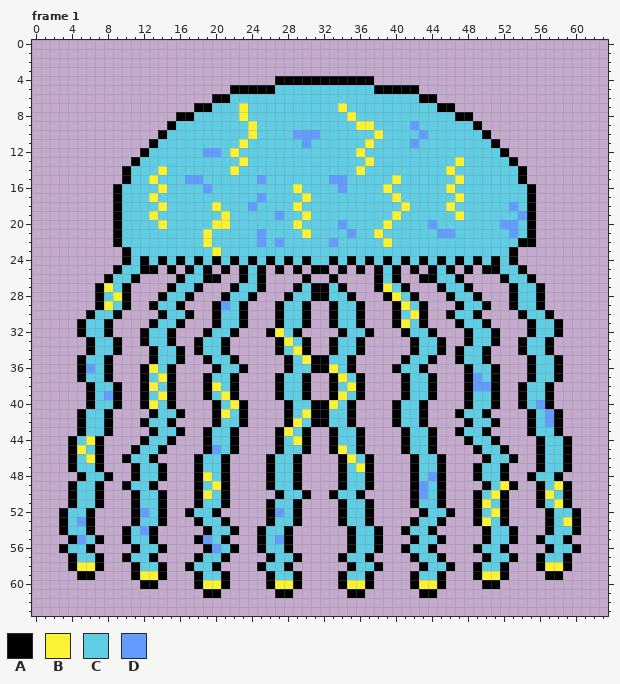
Pixel-art file -- assets/raw/boss.ase. The picture above is the old version.
64x64 pixels, 2 frames. Shown: frame 1. The commit also changed other frames, which this record leaves out.
Palette (. is transparent): A #000000  B #fbf236  C #5fcde4  D #639bff
Pixels before, frame 1 (only the part around the change), first column x 0:
 0 ................................................................
 1 ................................................................
 2 ................................................................
 3 ................................................................
 4 ...........................AAAAAAAAAAA..........................
 5 ......................AAAAACCCCCCCCCCCAAAAA.....................
 6 ....................AACCCCCCCCCCCCCCCCCCCCCAA...................
 7 ..................AACCCBCCCCCCCCCCBCCCCCCCCCCAA.................
 8 ................AACCCCCBCCCCCCCCCCCBCCCCCCCCCCCAA...............
 9 ...............ACCCCCCCCBCCCCCCCCCCCBBCCCCDCCCCCCA..............
10 ..............ACCCCCCCCCBCCCCDDDCCCCCCBCCCCDCCCCCCA.............
11 .............ACCCCCCCCCBCCCCCCDCCCCCCBCCCCDCCCCCCCCA............
12 ............ACCCCCCDDCBCCCCCCCCCCCCCBCCCCCCCCCCCCCCCA...........
13 ...........ACCCCCCCCCCCBCCCCCCCCCCCCCBCCCCCCCCCBCCCCCA..........
14 ..........ACCCBCCCCCCCBCCCCCCCCCCCCCBCCCCCCCCCBCCCCCCCA.........
15 ..........ACCBCCCDDCCCCCCDCCCCCCCDDCCCCCBCCCCCCBCCCCCCA.........
16 .........ACCCCBCCCCDCCCCCCCCCBCCCCDCCCCBCCCCCCBCCCCCCCCA........
17 .........ACCCBCCCCCCCCCCCDCCCCBCCCCCCCCCBCCCCCCBCCCCCCCA........
18 .........ACCCCBCCCCCBCCCDCCCCBCCCCCCCCCCCBCCCCBCCCCCCDCA........
19 .........ACCCBCCCCCCCBCCCCCDCCBCCCCCCCCCBCCCCCCBCCCCCCDA........
20 .........ACCCCBCCCCCBBCCCCCCCBCCCCDCCCCBCCCCDCCCCCCCDDCA........
21 .........ACCCCCCCCCBCCCCCDCCCCBCCCCDCCBCCCCCCDDCCCCCCDCA........
22 .........ACCCCCCCCCBCCCCCDCDCCCCCDCCCCCBCCCCCCCCCCCCCCAA........
23 ..........ACCCCCCCCCBCCCCCCCCCCCCCCCCCCCCCCCCCCCCCCCCA..........
24 ..........ACACACACACACACACACACACCACACACACACACACACACACA..........
25 .........ACCAA.A.ACA.A.ACA.A.A.AA.A.A.ACA.A.ACA.A.AACCA.........
26 ........ACCA....ACCAA..ACA....A..A....ACA..AACCA....ACCA........
27 .......ABCA....ACCA...ACCA...ACAACA...ABCA...ACCA....ACCA.......
28 .......ACBA...ACCA...ACCA...ACCAACCA...ABCA...ACCA...ACCA.......
29 .......ABCA..ACCA...ADCA...ACCA..ACCA...ABCA...ACCA..ACCA.......
30 ......ACCA....ACCA..ACCA...ACCA..ACCA...ACBA..ACCA....ACCA......
31 .....ACCA....ACCA...ACCA...ACCA..ACCA...ABCA...ACCA....ACCA.....
32 .....ACCA...ACCA...ACCA...ABCA....ACCA...ACCA...ACCA...ACCA.....
33 ......ACCA..ACCA..ACCA.....ABCA..ACCA.....ACCA..ACCA..ACCA......
34 ......ACCA...ACCA.ACCA.....ACBA..ACCA.....ACCA.ACCA...ACCA......
35 .....ACCA....ACCA..ACCA.....ACBAACCA.....ACCA..ACCA....ACCA.....
36 .....ADCA...ABCA....ACCA....ACCAABCA....ACCA....ACCA...ACCA.....
37 .....ACCA...ACBA...ACCA....ACCA..ABCA....ACCA...ADCA...ACCA.....
38 ......ACCA..ABCA...ABCA....ACCA..ACBA....ACCA...ADDA..ACCA......
39 ......ACDA..ACBA...ACBA....ACCA..ABCA....ACCA...ACCA..ACCA......
40 ......ACCA..ABCA....ACBA....ACCAABCA....ACCA....ACCA..ACDA......
41 .....ACCA....ACCA...ABCA....ACBAACCA....ACCA...ACCA....ACDA.....
42 .....ACCA...ACCA....ACCA....ABCAACCA....ACCA....ACCA...ACDA.....
43 .....ACCA....ACCA..ACCA....ABCA..ACCA....ACCA..ACCA....ACCA.....
44 ....ACBA....ACCA...ACCA....ACBA..ACCA....ACCA...ACCA....ACCA....
45 ....ABCA...ACCA....ADCA....ACCA..ABCA....ACCA....ACCA...ACCA....
46 ....ACBA..ACCA....ACCA....ACCA....ABCA....ACCA....ACCA..ACCA....
47 ....ACCA...ACCA...ACCA....ACCA....ACBA....ACCA...ACCA...ACCA....
48 .....ACCA..ACCA...ABCA....ACCA....ACCA....ACDA...ACCA..ACCA.....
49 ....ACCA..ACCA....ACBA....ACCA....ACCA....ADCA....ACBA..ACBA....
50 ....ACCA...ACCA...ABCA.....ACCA..ACCA.....ADCA...ACBA...ABCA....
51 ....ACCA...ACCA...ACCA....ACCA....ACCA....ACCA...ABCA...ACBA....
52 ...ACCA....ADCA..ACCA.....ADCA....ACCA.....ACCA..ACBA....ACCA...
53 ...ACDA....ACCA...ACCA....ACCA....ACCA....ACCA...ABCA....ACBA...
54 ...ACCA...ACDA.....ACCA..ACCA......ACCA..ACCA.....ACCA...ACCA...
55 ....ADCA..ACCA....ADCA...ACDA......ACCA...ACCA....ACCA..ACCA....
56 ...ACCA....ACCA....ADCA..ACCA......ACCA..ACCA....ACCA....ACCA...
57 ....ACCA..ACCA....ACCA....ACCA....ACCA....ACCA....ACCA..ACCA....
58 ....ABBA...ACCA..ACCA....ACCA......ACCA....ACCA..ACCA...ABBA....
59 .....AA....ABBA...ACCA....ACCA....ACCA....ACCA...ABBA....AA.....
60 ............AA....ABBA....ABBA....ABBA....ABBA....AA............
61 ...................AA......AA......AA......AA...................
62 ................................................................
63 ................................................................
And afterwards:
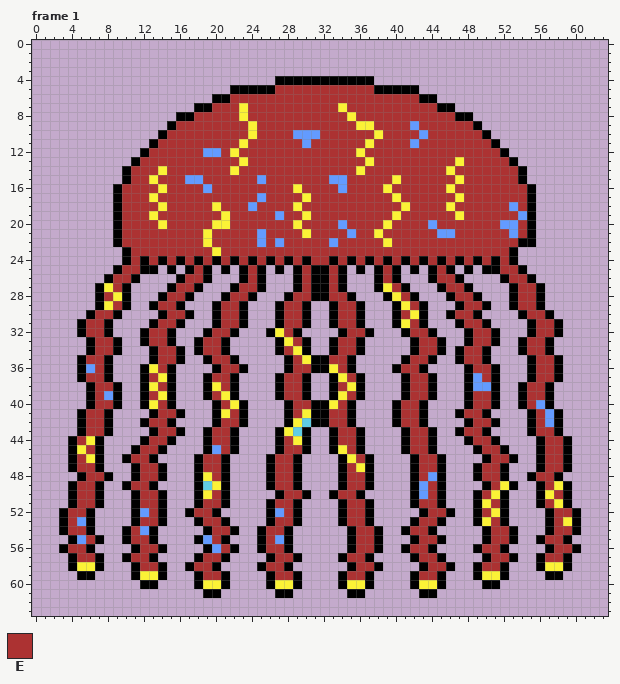
Colours new in this view: E #ac3232
From the commit log: boss done fixed animations and trigger for lighning atk
The exact change:
Changed rows in their new state; - is an unchanged pixel.
Frame 1:
first column x 4:
 5 -----------------------EEEEEEEEEEE----------------------
 6 ------------------EEEEEEEEEEEEEEEEEEEEE-----------------
 7 ----------------EEE-EEEEEEEEEE-EEEEEEEEEE---------------
 8 --------------EEEEE-EEEEEEEEEEE-EEEEEEEEEEE-------------
 9 ------------EEEEEEEE-EEEEEEEEEEE--EEEE-EEEEEE-----------
10 -----------EEEEEEEEE-EEEE---EEEEEE-EEEE-EEEEEE----------
11 ----------EEEEEEEEE-EEEEEE-EEEEEE-EEEE-EEEEEEEE---------
12 ---------EEEEEE--E-EEEEEEEEEEEEE-EEEEEEEEEEEEEEE--------
13 --------EEEEEEEEEEE-EEEEEEEEEEEEE-EEEEEEEEE-EEEEE-------
14 -------EEE-EEEEEEE-EEEEEEEEEEEEE-EEEEEEEEE-EEEEEEE------
15 -------EE-EEE--EEEEEE-EEEEEEE--EEEEE-EEEEEE-EEEEEE------
16 ------EEEE-EEEE-EEEEEEEEE-EEEE-EEEE-EEEEEE-EEEEEEEE-----
17 ------EEE-EEEEEEEEEEE-EEEE-EEEEEEEEE-EEEEEE-EEEEEEE-----
18 ------EEEE-EEEEE-EEE-EEEE-EEEEEEEEEEE-EEEE-EEEEEE-E-----
19 ------EEE-EEEEEEE-EEEEE-EE-EEEEEEEEE-EEEEEE-EEEEEE------
20 ------EEEE-EEEEE--EEEEEEE-EEEE-EEEE-EEEE-EEEEEEE--E-----
21 ------EEEEEEEEE-EEEEE-EEEE-EEEE-EE-EEEEEE--EEEEEE-E-----
22 ------EEEEEEEEE-EEEEE-E-EEEEE-EEEEE-EEEEEEEEEEEEEE------
23 -------EEEEEEEEE-EEEEEEEEEEEEEEEEEEEEEEEEEEEEEEEE-------
24 -------E-E-E-E-E-E-E-E-E-E-EE-E-E-E-E-E-E-E-E-E-E-------
25 ------EE------E-----E-----E--E-----E-----E------EE------
26 -----EE------EE-.---E----AEAAEA----E---.-EE------EE-----
27 -----E------EE-----EE-----E--E------E-----EE------EE----
28 ----E------EE-----EE-----EE--EE------E-----EE-----EE----
29 -----E----EE-----EE-----EE----EE------E-----EE----EE----
30 ---EE------EE----EE-----EE----EE-----E-----EE------EE---
31 --EE------EE-----EE-----EE----EE------E-----EE------EE--
32 --EE-----EE-----EE------E------EE-----EE-----EE-----EE--
33 ---EE----EE----EE--------E----EE-------EE----EE----EE---
34 ---EE-----EE---EE-------E-----EE-------EE---EE-----EE---
35 --EE------EE----EE-------E---EE-------EE----EE------EE--
36 ---E------E------EE------EE---E------EE------EE-----EE--
37 --EE-----E------EE------EE-----E------EE------E-----EE--
38 ---EE-----E------E------EE----E-------EE-----------EE---
39 ---E-----E------E-------EE-----E------EE-----EE----EE---
40 ---EE-----E------E-------EE---E------EE------EE----E----
41 --EE------EE------E------E---EE------EE-----EE------E---
42 --EE-----EE------EE----------EE------EE------EE-----E---
43 --EE------EE----EE------------EE------EE----EE------EE--
44 -E-------EE-----EE------E-----EE------EE-----EE------EE-
45 --E-----EE-------E------EE-----E------EE------EE-----EE-
46 -E-----EE------EE------EE-------E------EE------EE----EE-
47 -EE-----EE-----EE------EE------E-------EE-----EE-----EE-
48 --EE----EE------E------EE------EE------E------EE----EE--
49 -EE----EE--------------EE------EE-------E------E-----E--
50 -EE-----EE------E-------EE----EE--------E-----E-------E-
51 -EE-----EE-----EE------EE------EE------EE------E-----E--
52 EE-------E----EE--------E------EE-------EE----E-------EE
53 E-------EE-----EE------EE------EE------EE------E------E-
54 EE-----E--------EE----EE--------EE----EE-------EE-----EE
55 --E----EE-------E-----E---------EE-----EE------EE----EE-
56 EE------EE-------E----EE--------EE----EE------EE------EE
57 -EE----EE------EE------EE------EE------EE------EE----EE-
58 --------EE----EE------EE--------EE------EE----EE--------
59 ---------------EE------EE------EE------EE---------------
Pixel boxes of the changes (left, top, right, bottom) in both pictures:
changed: (68, 85, 572, 580)
